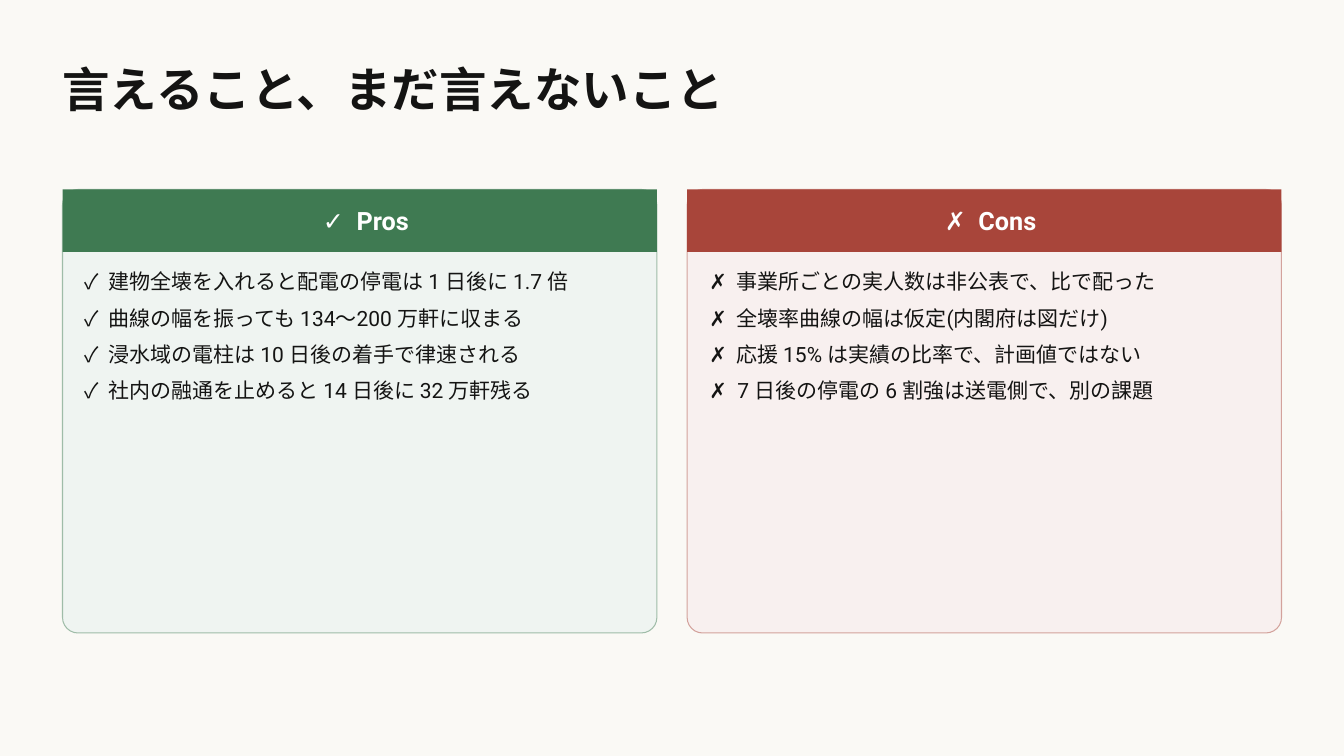
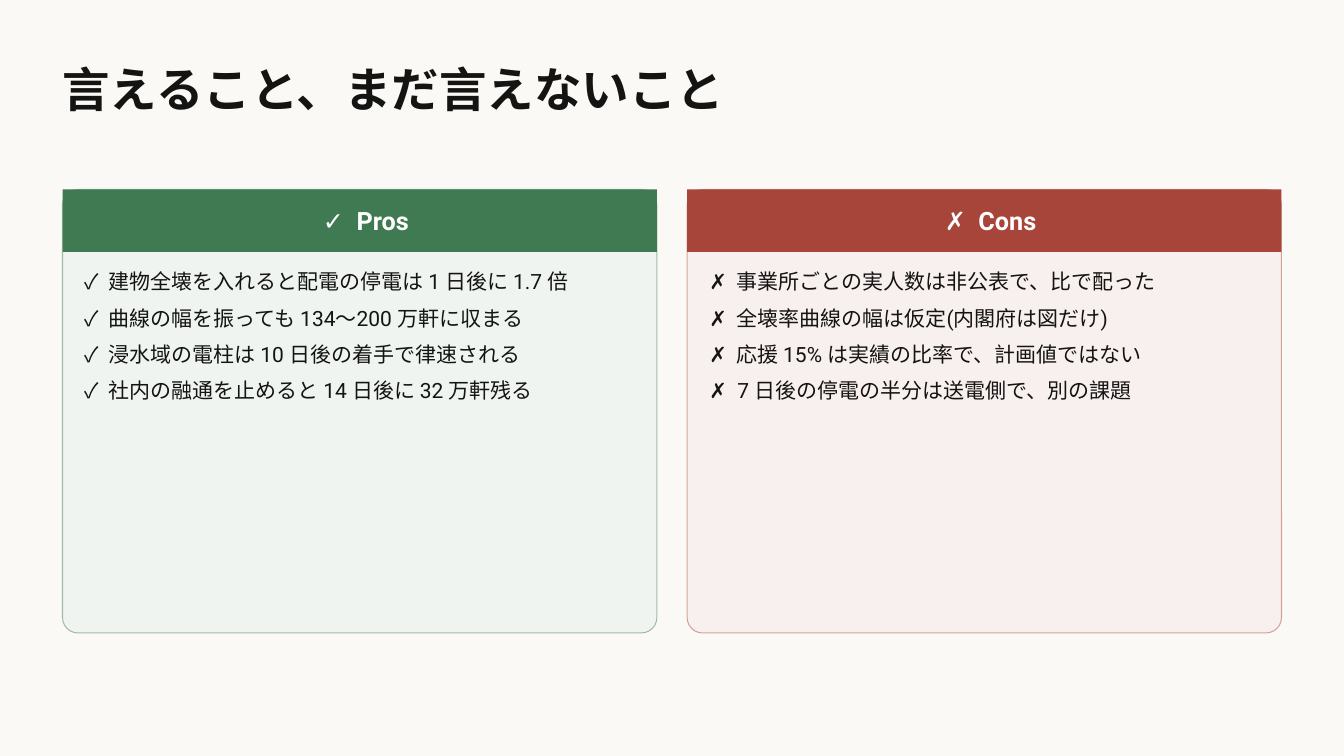
Before and after one commit to lutelute/All-Japan-Grid, a slide deck: slide 4 of docs/slides/nankai/nankai_restoration_workforce_2026-09-14.pptx. Drawn at 1344x756 pixels with LibreOffice and Linux fonts; fonts in the diff are those of the drawing. Boxes give left, top, right and bottom in pixels: in the first picture for what was removed or moved away, otherwise in the second. Text is boxed around its words. In the diff, an @@ line names an element or a change of style, - is before the commit and + after.

```diff
--- a/docs/slides/nankai/nankai_restoration_workforce_2026-09-14.pptx
+++ b/docs/slides/nankai/nankai_restoration_workforce_2026-09-14.pptx
@@ text at (x1=737, y1=380, x2=1132, y2=400): text changed @@
-✗ 7 日後の停電の 6 割強は送電側で、別の課題
+✗ 7 日後の停電の半分は送電側で、別の課題
```
Also in this commit, not shown: 19 other files.
